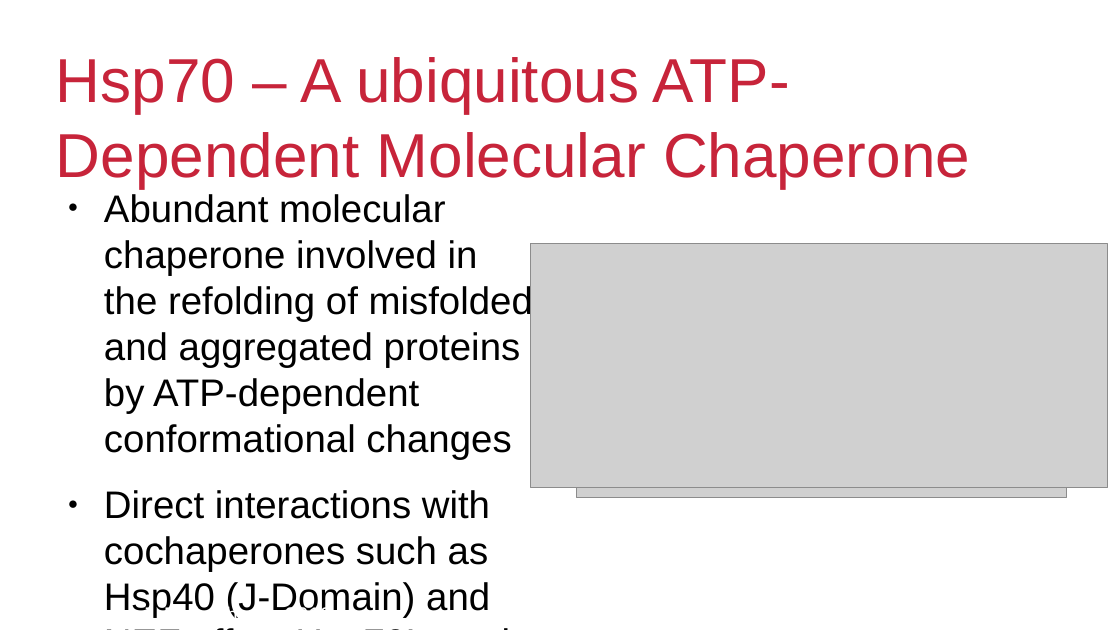
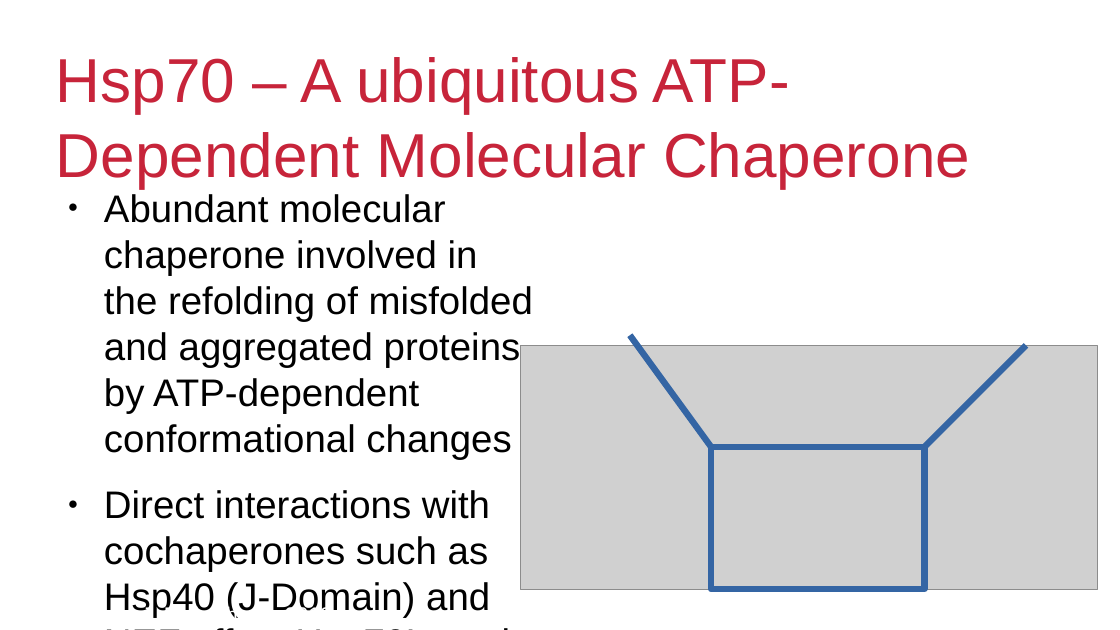
Before and after one commit to grindlm/NMA-DnaK, a slide deck: slide 2 of presentations/Grindle-DnaK-mwstressresponse.odp. Drawn at 1120x630 pixels with LibreOffice and Linux fonts; fonts in the diff are those of the drawing; grey boxes stand for pictures; background and template pictures are left out. Boxes give left, top, right and bottom in pixels: in the first picture for what was removed or moved away, otherwise in the second. Text is boxed around its words. In the diff, an @@ line names an element or a change of style, - is before the commit and + after.

```diff
--- a/presentations/Grindle-DnaK-mwstressresponse.odp
+++ b/presentations/Grindle-DnaK-mwstressresponse.odp
@@ picture removed at [531,244,1108,488] @@
@@ picture: place and size @@
-picture at [577,291,1067,498]
+picture at [520,346,1098,589]
@@ line added from (711, 447) to (630, 335), #3465A4 4.51 pt @@
@@ line added from (925, 447) to (1026, 346), #3465A4 4.51 pt @@
@@ rectangle added at [711,447,925,589], outline #3465A4 4.51 pt @@
```
Also in this commit, not shown: 1 other slide changed, 1 slide added, 1 slide removed, 3 other files.
